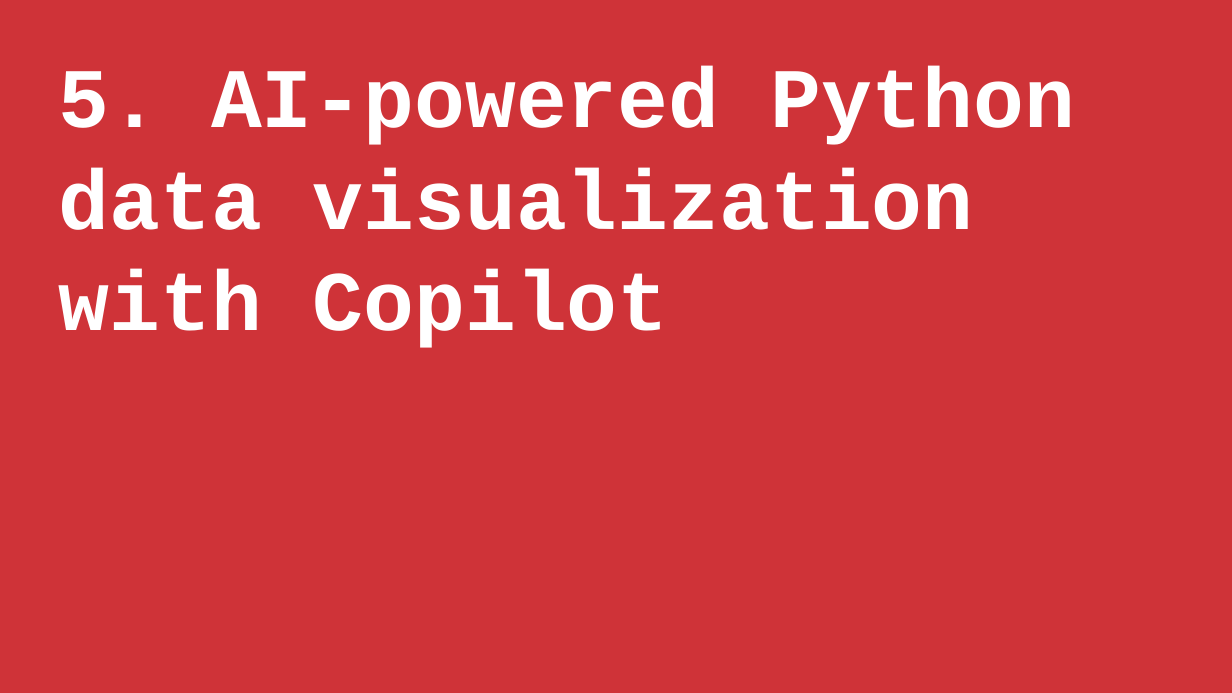
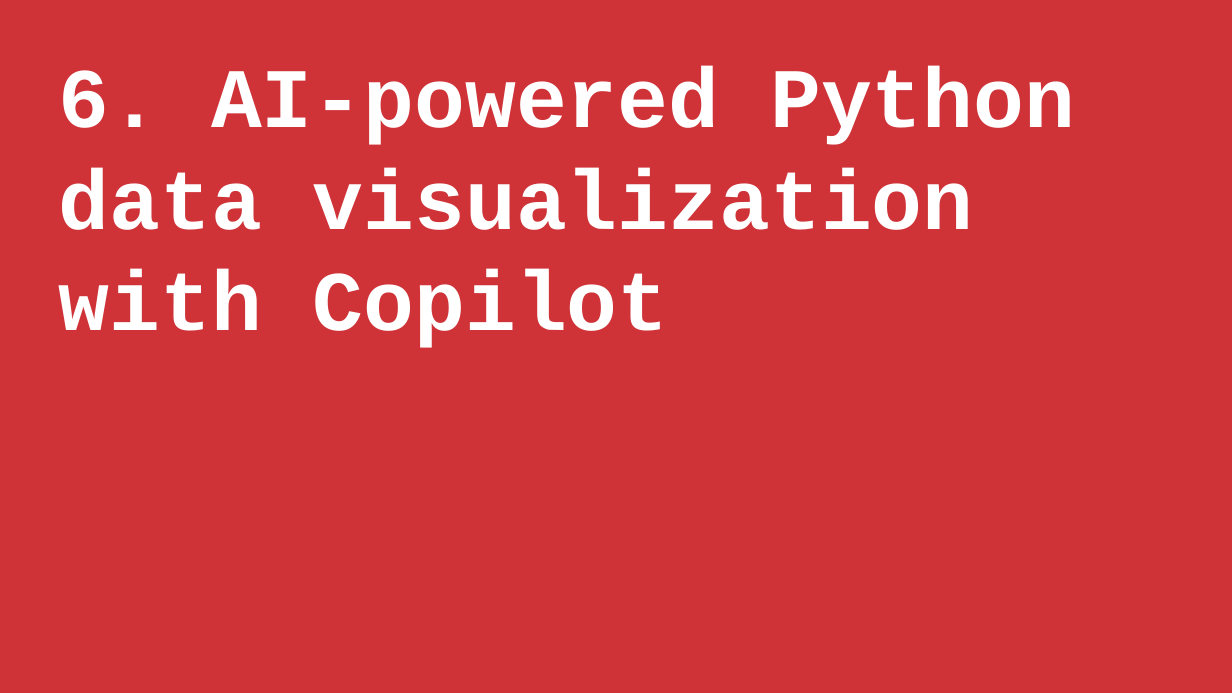
Before and after one commit to stringfestdata/data-viz-with-python-in-excel, a slide deck: slide 27 of data-viz-with-python-in-excel.pptx (slide 28 before the commit). Drawn at 1232x693 pixels with LibreOffice and Linux fonts; fonts in the diff are those of the drawing. Boxes give left, top, right and bottom in pixels: in the first picture for what was removed or moved away, otherwise in the second. Text is boxed around its words. In the diff, an @@ line names an element or a change of style, - is before the commit and + after.

```diff
--- a/data-viz-with-python-in-excel.pptx
+++ b/data-viz-with-python-in-excel.pptx
@@ text at bbox=[59, 66, 1075, 348]: text changed @@
-5. AI-powered Python data visualization with Copilot
+6. AI-powered Python data visualization with Copilot
```
Also in this commit, not shown: 1 other slide changed, 1 slide removed.
